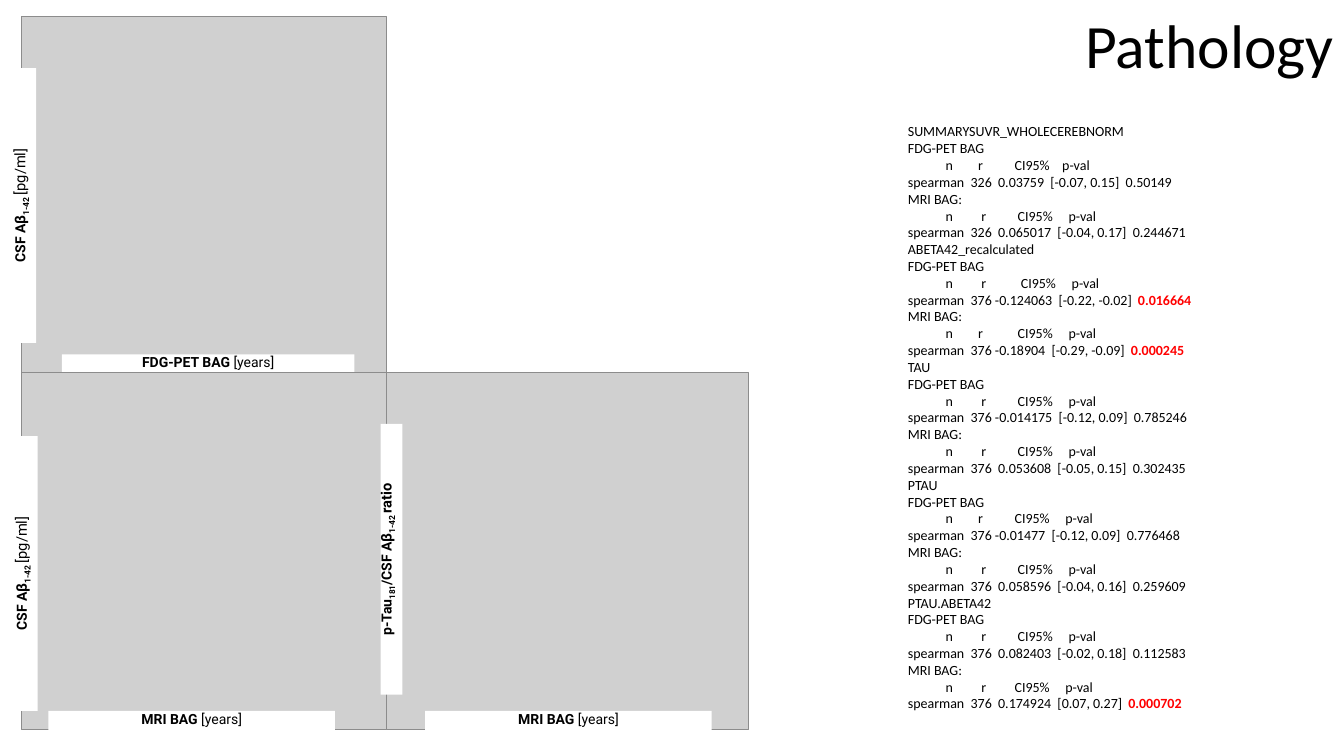
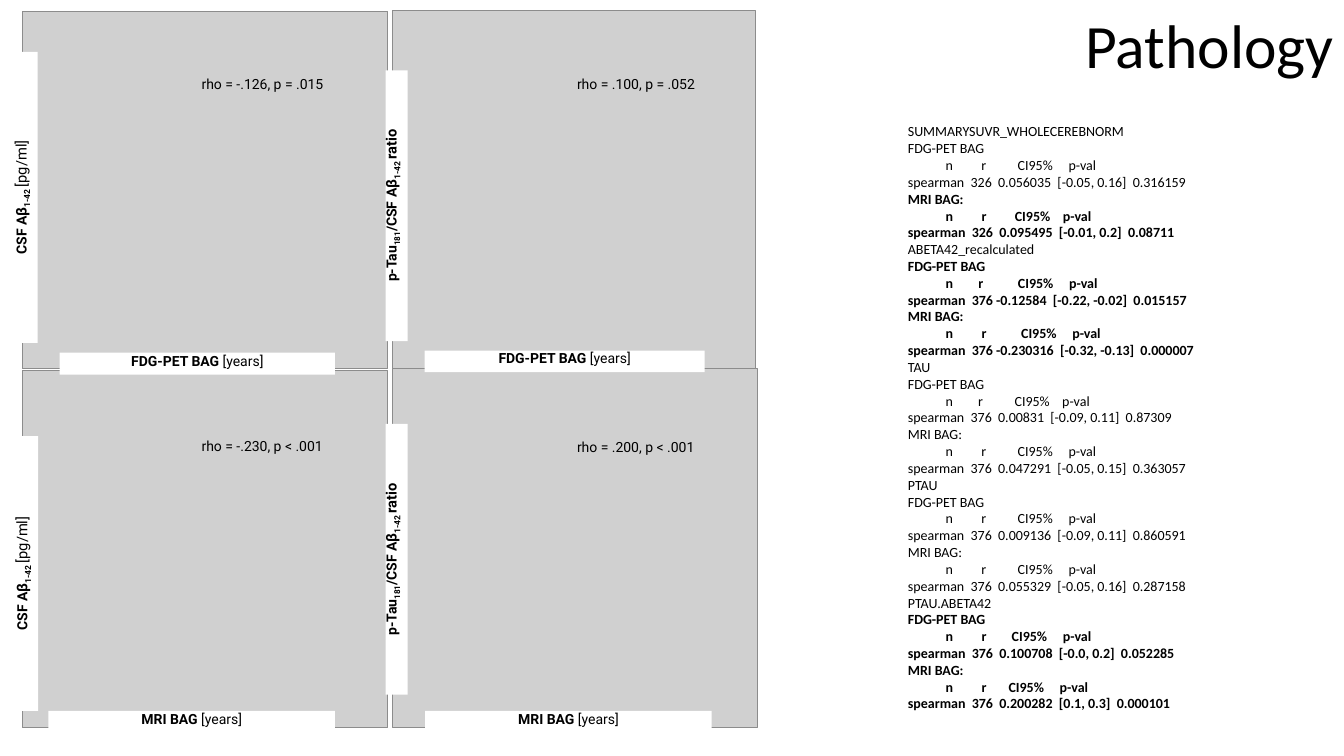
Before and after one commit to elenadoe/Brain_Age_PET_MRI, a slide deck: slide 20 of results/Results PET MR Age.pptx (slide 16 before the commit). Drawn at 1344x756 pixels with LibreOffice and Linux fonts; fonts in the diff are those of the drawing; grey boxes stand for pictures. Boxes give left, top, right and bottom in pixels: in the first picture for what was removed or moved away, otherwise in the second. Text is boxed around its words. In the diff, an @@ line names an element or a change of style, - is before the commit and + after.

Commit message:
make figures

```diff
--- a/results/Results PET MR Age.pptx
+++ b/results/Results PET MR Age.pptx
@@ picture: place and size @@
-picture at box(21, 16, 386, 373)
+picture at box(22, 11, 388, 369)
@@ picture added at box(392, 11, 755, 369) @@
@@ rectangle "CSF Aβ1-42 [pg/ml]": place and size @@
-rectangle "CSF Aβ1-42 [pg/ml]" at box(15, 68, 36, 343)
+rectangle "CSF Aβ1-42 [pg/ml]" at box(16, 52, 38, 343)
@@ text added at box(202, 78, 323, 92), 10 pt, text #000000 @@
+rho = -.126, p = .015
@@ rectangle added at box(386, 70, 408, 341), fill #FFFFFF, 10 pt, text #000000, bold @@
+p-Tau181/CSF Aβ1-42 ratio
@@ text added at box(577, 78, 695, 92), 10 pt, text #000000 @@
+rho = .100, p = .052
@@ text at box(908, 177, 1186, 190): text changed @@
-spearman 326 0.03759 [-0.07, 0.15] 0.50149
+spearman 326 0.056035 [-0.05, 0.16] 0.316159
@@ text at box(908, 195, 1100, 695): bold on in "MRI BAG:", "n r CI95% p-val", "FDG-PET BAG", "n r CI95% p-val" and 6 more places @@
@@ text at box(908, 226, 1174, 240): text changed; bold on @@
-spearman 326 0.065017 [-0.04, 0.17] 0.244671
+spearman 326 0.095495 [-0.01, 0.2] 0.08711
@@ text at box(908, 294, 1186, 308): text changed; bold on @@
-spearman 376 -0.124063 [-0.22, -0.02] 0.016664
+spearman 376 -0.12584 [-0.22, -0.02] 0.015157
@@ rectangle "FDG-PET BAG [years]": place and size @@
-rectangle "FDG-PET BAG [years]" at box(63, 355, 355, 377)
+rectangle "FDG-PET BAG [years]" at box(59, 353, 335, 375)
@@ rectangle added at box(424, 351, 705, 372), fill #FFFFFF, 10 pt, text #000000, bold @@
+FDG-PET BAG [years]
@@ text at box(908, 344, 1193, 358): text changed; bold on @@
-spearman 376 -0.18904 [-0.29, -0.09] 0.000245
+spearman 376 -0.230316 [-0.32, -0.13] 0.000007
@@ picture: place and size @@
-picture at box(386, 373, 749, 730)
+picture at box(393, 369, 758, 728)
@@ text at box(908, 412, 1172, 425): text changed @@
-spearman 376 -0.014175 [-0.12, 0.09] 0.785246
+spearman 376 0.00831 [-0.09, 0.11] 0.87309
@@ text added at box(202, 440, 323, 454), 10 pt, text #000000 @@
+rho = -.230, p < .001
@@ rectangle "p-Tau181/CSF Aβ1-42 ratio": place and size @@
-rectangle "p-Tau181/CSF Aβ1-42 ratio" at box(381, 424, 403, 695)
+rectangle "p-Tau181/CSF Aβ1-42 ratio" at box(386, 424, 408, 695)
@@ text added at box(577, 441, 694, 455), 10 pt, text #000000 @@
+rho = .200, p < .001
@@ text at box(908, 463, 1186, 476): text changed @@
-spearman 376 0.053608 [-0.05, 0.15] 0.302435
+spearman 376 0.047291 [-0.05, 0.15] 0.363057
@@ text at box(908, 530, 1186, 543): text changed @@
-spearman 376 -0.01477 [-0.12, 0.09] 0.776468
+spearman 376 0.009136 [-0.09, 0.11] 0.860591
@@ text at box(908, 581, 1186, 594): text changed @@
-spearman 376 0.058596 [-0.04, 0.16] 0.259609
+spearman 376 0.055329 [-0.05, 0.16] 0.287158
@@ text at box(908, 647, 1174, 661): text changed; bold on @@
-spearman 376 0.082403 [-0.02, 0.18] 0.112583
+spearman 376 0.100708 [-0.0, 0.2] 0.052285
@@ text at box(908, 697, 1170, 711): text changed; bold on @@
-spearman 376 0.174924 [0.07, 0.27] 0.000702
+spearman 376 0.200282 [0.1, 0.3] 0.000101
```
Also in this commit, not shown: 8 other slides changed, 7 slides added, 2 slides removed.
